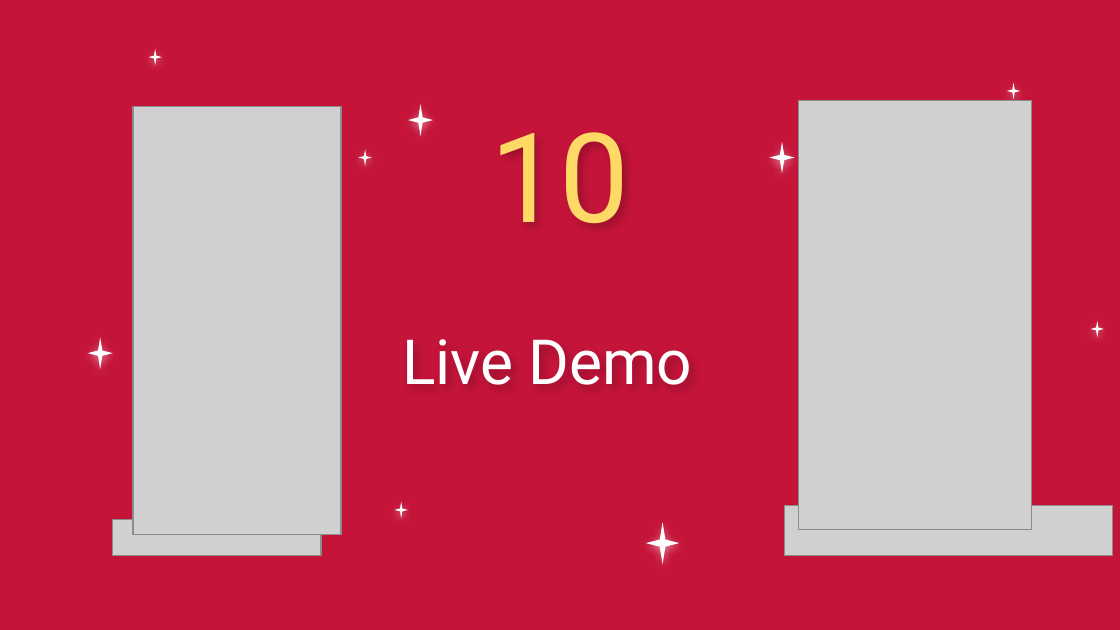
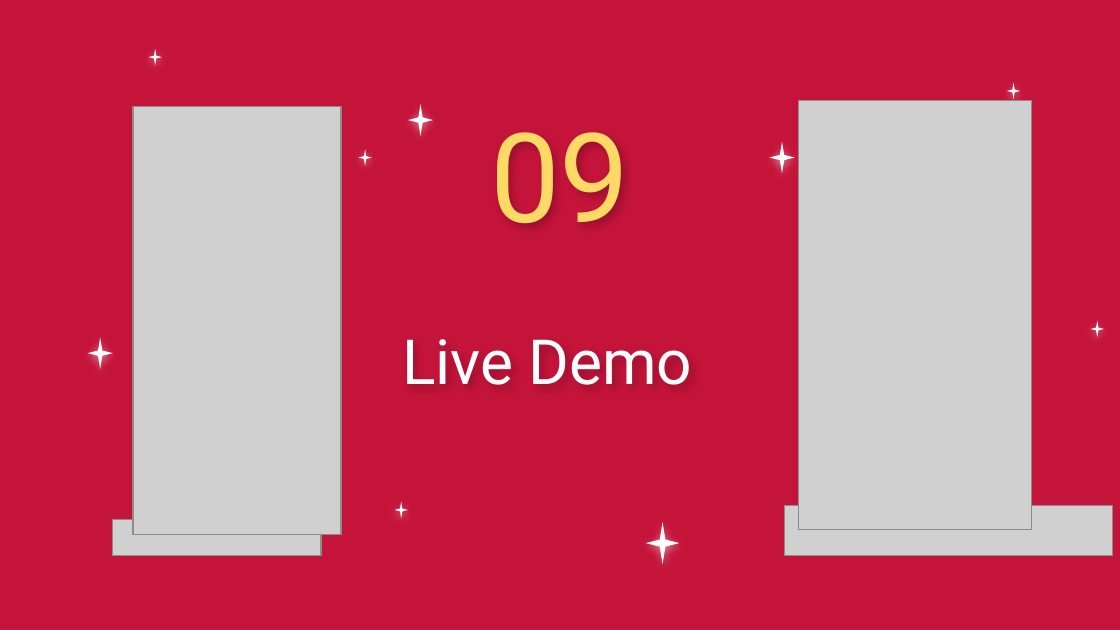
Before and after one commit to MiraPhilip12/Graduation_Project_ESLSCA, a slide deck: slide 21 of Milestone 4/Graduation_Project_Milestone4.pptx (slide 17 before the commit). Drawn at 1120x630 pixels with LibreOffice and Linux fonts; fonts in the diff are those of the drawing; grey boxes stand for pictures; background and template pictures are left out. Boxes give left, top, right and bottom in pixels: in the first picture for what was removed or moved away, otherwise in the second. Text is boxed around its words. In the diff, an @@ line names an element or a change of style, - is before the commit and + after.

```diff
--- a/Milestone 4/Graduation_Project_Milestone4.pptx
+++ b/Milestone 4/Graduation_Project_Milestone4.pptx
@@ title at (x1=490, y1=132, x2=630, y2=223): text changed @@
-10
+09
```
Also in this commit, not shown: 2 other slides changed, 5 slides added, 5 slides removed, 1 other file.
